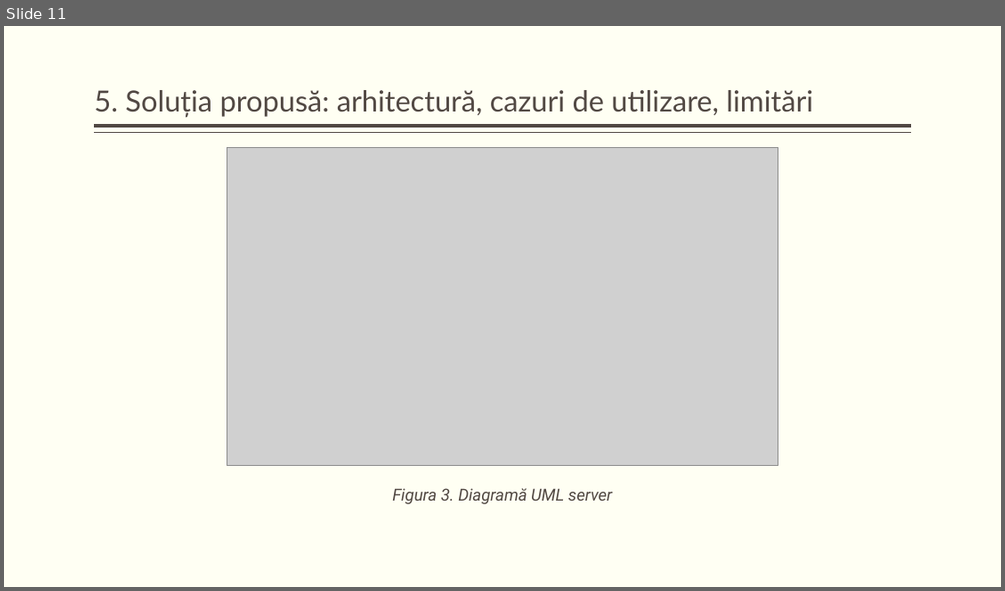
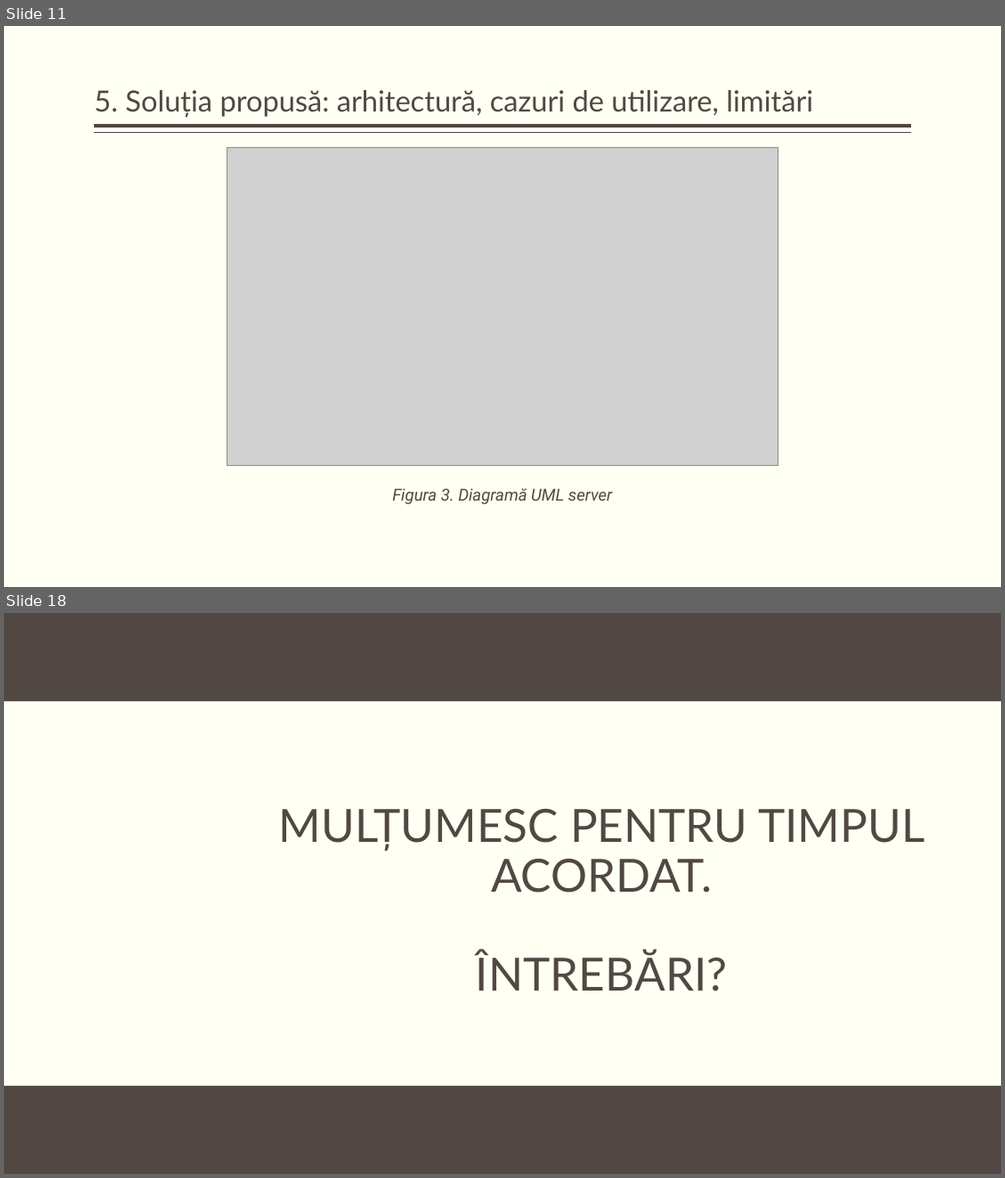
Before and after one commit to KaynRO/Proiect-Licenta, a slide deck: docs/Embedded Devices Malware Detection, Prevention & Centralization.pptx. Shown one above the other, each under a label of ours: slide 11 before the commit, slides 11 and 18 after it; the slides between them are not shown. The pictures are 1005x591 and 1005x1178 pixels, drawn with LibreOffice and Linux fonts; fonts in the diff are those of the drawing; grey boxes stand for pictures; background and template pictures are left out. Boxes give left, top, right and bottom in pixels: in the first picture for what was removed or moved away, otherwise in the second. Text is boxed around its words. In the diff, an @@ line names an element or a change of style, - is before the commit and + after.

```diff
--- a/docs/Embedded Devices Malware Detection, Prevention & Centralization.pptx
+++ b/docs/Embedded Devices Malware Detection, Prevention & Centralization.pptx
@@ slide 18 added at [4, 613, 1001, 1174], background #FFFFF3 @@
@@ rectangle added at [4, 613, 1001, 701], fill #514843 @@
@@ title added at [279, 809, 924, 991], 44 pt, text #514843 @@
+MULȚUMESC PENTRU TIMPUL ACORDAT.
+ÎNTREBĂRI?
@@ rectangle added at [4, 1086, 1001, 1174], fill #514843 @@
```
Also in this commit, not shown: 1 slide changed, 5 other slides added, 1 slide removed.
